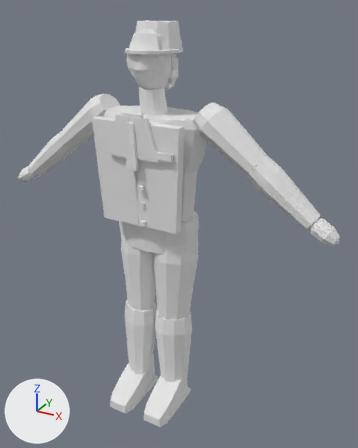
One commit to the FBX model Assets/Pedestrians/Staged/Models/MountainCafeLonePatron3D.fbx: the scene before it, then after it.
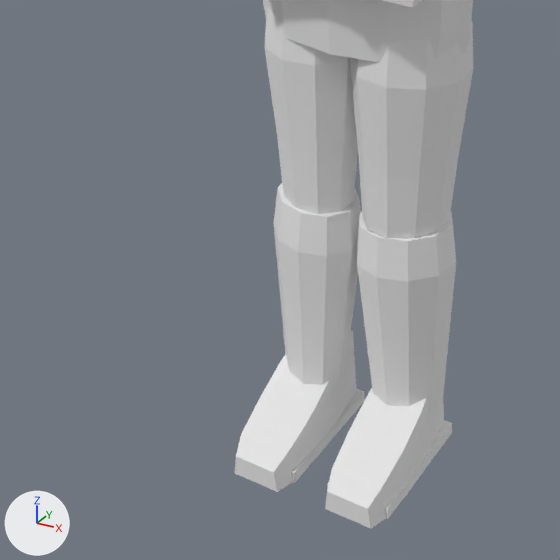
The first picture shows the older version from a 50 mm lens placed at (1.06, -1.724, 1.803), pointed at (0.1, 0.022, 0.93). The close-ups show the older and then the newer version on the part from 6% to 64% of the width and 52% to 98% of the height of that picture. Only the edits that show in the close-ups are written down. The lights are fixed; the arrows at lower left show +X, +Y and +Z.

Names of what the first close-up shows: 'CLO_Seat', 'CLO_Shin.L', 'CLO_Shin.R', 'CLO_Thigh.L', 'CLO_Thigh.R', 'GEO_Shoe.L', 'GEO_Shoe.R', 'GEO_Sole.L', 'GEO_Sole.R' and 1 more.
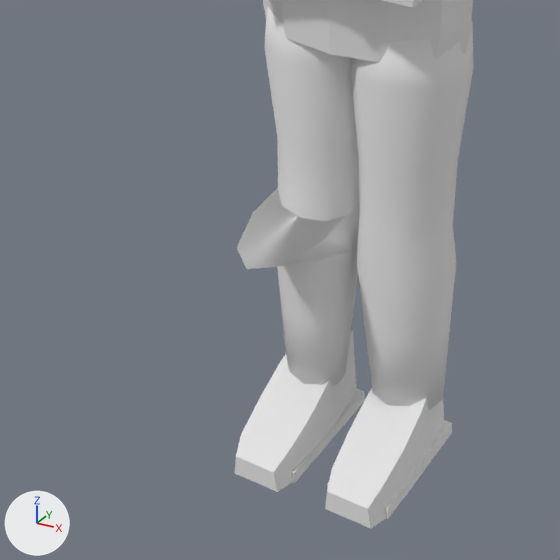
The newer file adds a shape key; the second version is drawn at full value of the shape key 'JointVolume.Knee.R' of 'CLO_Shin.R', and the change is written as the vertex moves it makes.

Location of each change, (x1, y1, x2, y2) in pixels of the close-ups (560 x 560 px):
'CLO_Thigh.L', reshaped
    before: (350, 20, 473, 238)
    after: (350, 20, 473, 243)
'CLO_Shin.R', reshaped
    before: (273, 183, 361, 386)
    after: (236, 188, 360, 386)
'CLO_Thigh.R', reshaped
    before: (264, 7, 358, 214)
    after: (264, 7, 359, 221)
part 3 of me_clo_shin_l_mesh_001, built on
    before: (357, 212, 452, 410)
    after: (357, 216, 447, 410)

The edits, one by one:
me_clo_shin_l_mesh_001 is used by ob_clo_shin_l; location (0.088, -0.014, 0.485).
me_clo_shin_l_mesh_001 had 40 vertices, 76 faces and spanned x -0.085..0.088, y -0.081..0.084, z -0.376..0.005.
me_clo_shin_l_mesh_001 now has 40 vertices, 32 faces and spans x -0.085..0.088, y -0.081..0.084, z -0.376..0.002.
Part 3, on me_clo_shin_l_mesh_001:
5 vertices are removed from x -0.072..0.08, y -0.058..0.077, z 0.001..0.005.
76 faces are deleted.
5 vertices in x -0.08..0.072, y -0.072..0.063, z 0.001..0.005 move by (0.0, 0.0, -0.003).
5 vertices are added at (0.08, 0.026, 0.001), (0.037, -0.058, 0.002), (-0.057, -0.058, 0.0), (-0.072, 0.025, -0.002), (0.012, 0.077, -0.001).
32 new faces join them.
me_clo_thigh_l_mesh_001 is used by ob_clo_thigh_l; location (0.092, 0.01, 0.878).
me_clo_thigh_l_mesh_001 had 40 vertices, 76 faces and spanned x -0.094..0.097, y -0.105..0.088, z -0.395..-0.007.
me_clo_thigh_l_mesh_001 now has 40 vertices, 32 faces and spans x -0.094..0.097, y -0.105..0.088, z -0.395..-0.007.
Part 1, on me_clo_thigh_l_mesh_001:
5 vertices are removed from x -0.07..0.065, y -0.09..0.043, z -0.395..-0.388.
76 faces are deleted.
5 vertices move from x -0.072..0.063, y -0.086..0.047, z -0.394..-0.387 to x -0.076..0.076, y -0.082..0.053, z -0.395..-0.391.
5 vertices are added at (0.068, -0.044, -0.391), (-0.016, -0.096, -0.392), (-0.084, -0.045, -0.394), (-0.041, 0.039, -0.395), (0.053, 0.039, -0.393).
32 new faces join them.
me_clo_shin_r_mesh_001 is used by ob_clo_shin_r; location (-0.088, 0.01, 0.485).
me_clo_shin_r_mesh_001 had 40 vertices, 76 faces and spanned x -0.088..0.085, y -0.114..0.05, z -0.378..0.009.
me_clo_shin_r_mesh_001 now has 40 vertices, 32 faces and spans x -0.088..0.085, y -0.269..0.122, z -0.378..0.002.
Part 4, on me_clo_shin_r_mesh_001:
6 vertices are removed from x -0.08..0.072, y -0.103..0.047, z -0.002..0.009.
76 faces are deleted.
9 vertices move from x -0.08..0.085, y -0.114..0.033, z -0.072..0.006 to x -0.08..0.085, y -0.137..0.087, z -0.072..0.002.
6 vertices are added at (0.06, -0.234, -0.004), (0.015, -0.269, -0.003), (-0.035, -0.229, -0.002), (-0.08, -0.009, 0.002), (-0.014, 0.122, 0.002), (0.073, -0.016, -0.002).
32 new faces join them.
me_clo_thigh_r_mesh_001 is used by ob_clo_thigh_r; location (-0.092, -0.004, 0.878).
me_clo_thigh_r_mesh_001 had 40 vertices, 76 faces and spanned x -0.097..0.095, y -0.088..0.104, z -0.394..-0.008.
me_clo_thigh_r_mesh_001 now has 40 vertices, 32 faces and spans x -0.097..0.095, y -0.089..0.104, z -0.395..-0.008.
Part 2, on me_clo_thigh_r_mesh_001:
5 vertices are removed from x -0.065..0.07, y -0.08..0.053, z -0.394..-0.388.
76 faces are deleted.
5 vertices move from x -0.063..0.072, y -0.076..0.057, z -0.394..-0.388 to x -0.076..0.076, y -0.075..0.061, z -0.395..-0.391.
5 vertices are added at (0.016, -0.089, -0.394), (-0.068, -0.037, -0.392), (-0.053, 0.047, -0.391), (0.041, 0.046, -0.393), (0.084, -0.038, -0.395).
32 new faces join them.
